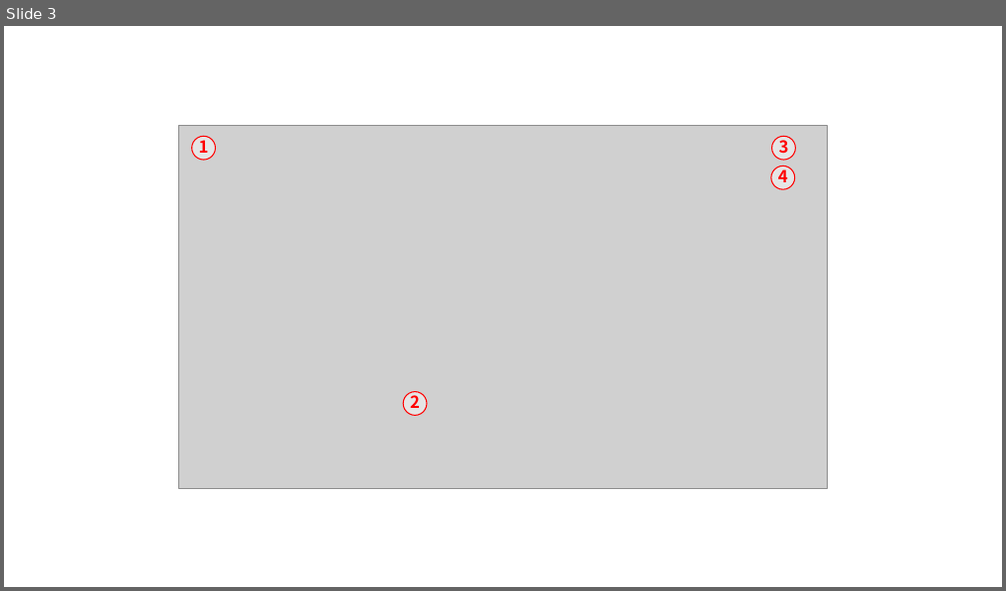
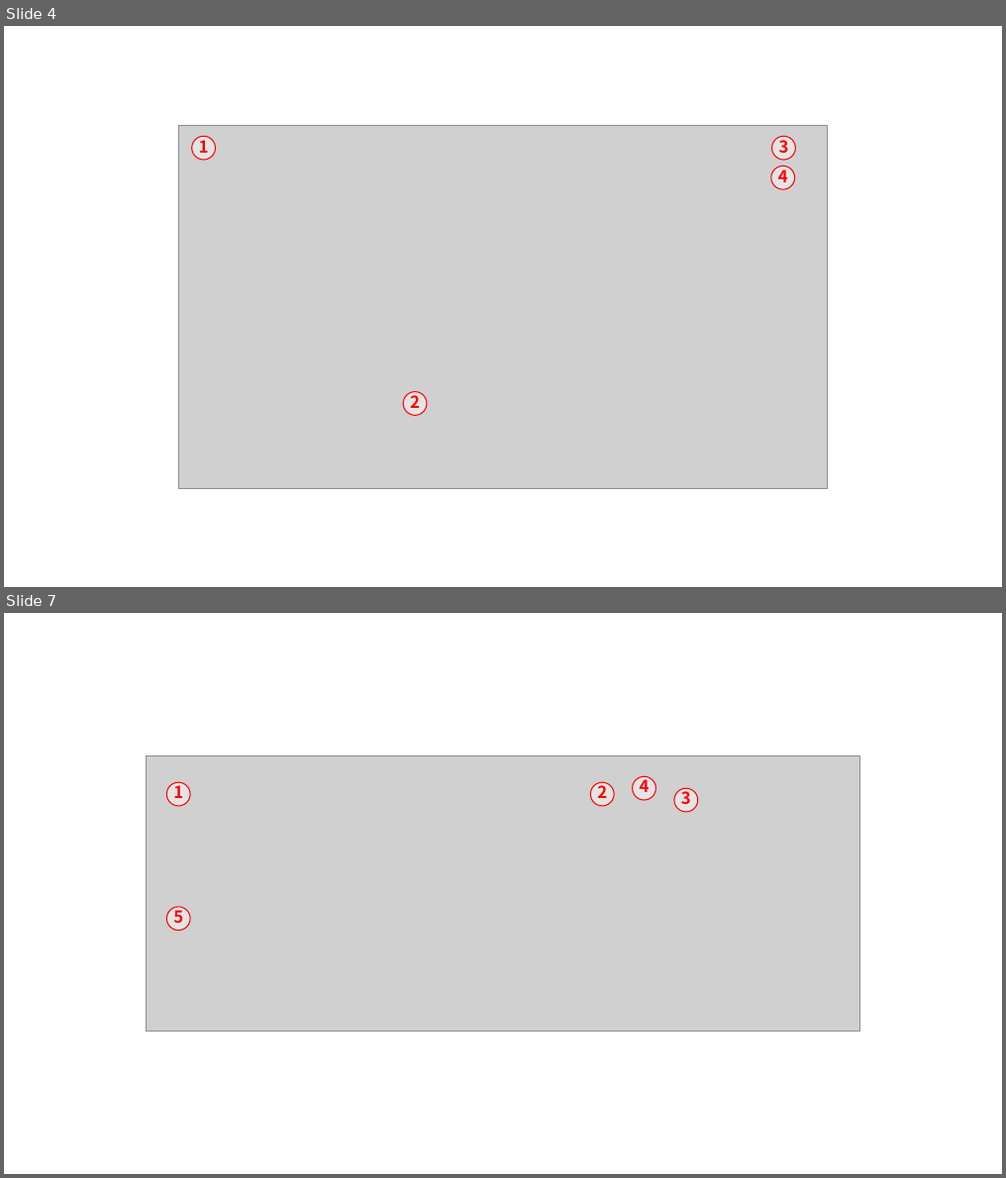
Before and after one commit to WooSeonghyeok/Moumi_moz.A.I.c_Documents, a slide deck: Docs/모으미_moz.A.I.c_기획서 이미지 슬라이드.docx.pptx. Shown one above the other, each under a label of ours: slide 3 before the commit, slides 4 and 7 after it; the slides between them are not shown. The pictures are 1006x591 and 1006x1178 pixels, drawn with LibreOffice and Linux fonts; fonts in the diff are those of the drawing; grey boxes stand for pictures. Boxes give left, top, right and bottom in pixels: in the first picture for what was removed or moved away, otherwise in the second. Text is boxed around its words. In the diff, an @@ line names an element or a change of style, - is before the commit and + after.

```diff
--- a/Docs/모으미_moz.A.I.c_기획서 이미지 슬라이드.docx.pptx
+++ b/Docs/모으미_moz.A.I.c_기획서 이미지 슬라이드.docx.pptx
@@ slide 7 added at (4,613,1002,1174), background #FFFFFF @@
@@ picture added at (147,756,860,1032) @@
@@ ellipse added at (166,782,190,805), fill #FAFAFA at 50% opacity, outline #FF0000 1 pt, 16 pt, text #FF0000, bold @@
+1
@@ ellipse added at (591,782,614,805), fill #FAFAFA at 50% opacity, outline #FF0000 1 pt, 16 pt, text #FF0000, bold @@
+2
@@ ellipse added at (633,777,656,800), fill #FAFAFA at 50% opacity, outline #FF0000 1 pt, 16 pt, text #FF0000, bold @@
+4
@@ ellipse added at (674,788,697,811), fill #FAFAFA at 50% opacity, outline #FF0000 1 pt, 16 pt, text #FF0000, bold @@
+3
@@ ellipse added at (166,907,190,931), fill #FAFAFA at 50% opacity, outline #FF0000 1 pt, 16 pt, text #FF0000, bold @@
+5
@@ what was slide 3 is now slide 4 @@
```
Also in this commit, not shown: 3 other slides added, 2 other files.
